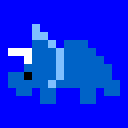
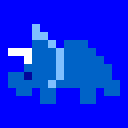
Layers edited between the first and the second 128x128 image:
painted on "Background" over [24, 72, 32, 80]
